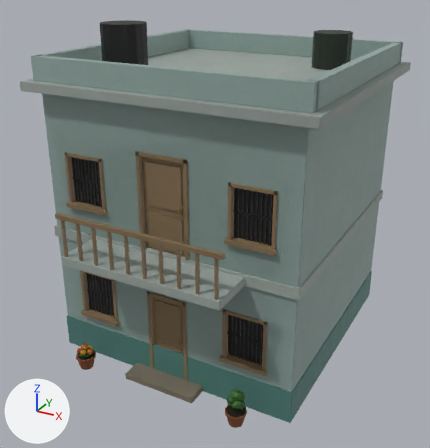
The glTF model public/assets/models/bg_house_b.glb as it was, and as the next commit left it.
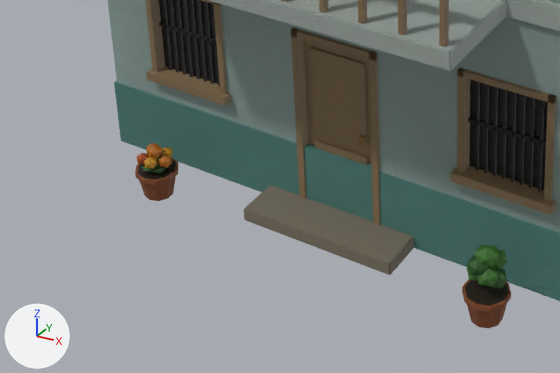
Old and new are each drawn whole from a 50 mm camera at (6.36, -12.38, 8.87) aimed at (-0.01, -0.79, 3.08) and again close up on the part from 3% to 63% of the width and 62% to 100% of the height. Lighting does not change. The marker at lower left points along +X, +Y and +Z. The first two pictures are the older version. Where no turn or scale is listed for an object, it has been applied to the vertices. Vertices at exactly the same position are counted once.

The scene before the commit, as lines of its bpy script (objects in view):
```python
me_block = bpy.data.meshes.new('block')
me_block.from_pydata(...)  # 2210 vertices, 4120 faces; spans x -3.3..3.3, y -3.7..3.7, z -3.85..3.85
me_block.materials.append(mat_hb_main)
ob_hb_main = bpy.data.objects.new('hb_main', me_block)
ob_hb_main.location = (0.0, -0.4, 3.85)
```
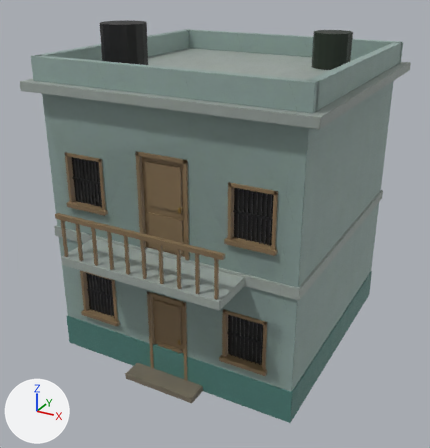
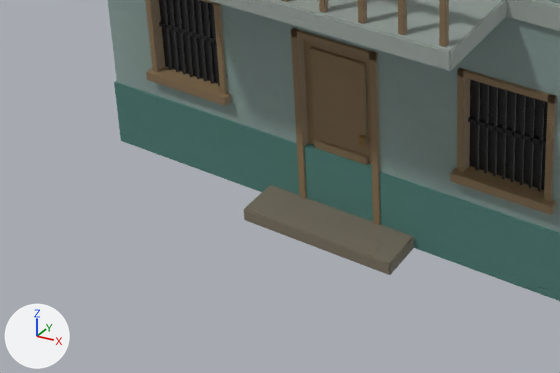
What differs and where, as boxes (x1, y1, x2, y2) in the close-ups (560 x 373 px):
'hb_main', reshaped
    before: (108, 0, 560, 328)
    after: (108, 0, 560, 301)
part 1 of me_block, deleted
    before: (135, 143, 511, 328)

Edits to the bpy script that builds the scene:
```text
Change me_block:
    used by ob_hb_main; location = (0.0, -0.4, 3.85)
    remove me_block.from_pydata(...)  # 2210 vertices, 4120 faces; spans x -3.3..3.3, y -3.7..3.7, z -3.85..3.85
    add me_block.from_pydata(...)  # 1922 vertices, 3624 faces; spans x -3.3..3.3, y -3.7..3.7, z -3.85..3.85
    me_block part 1: 20 loose pieces with 288 vertices, spanning x -2.22..2.22, y -3.39..-2.91, z -3.85..-3.02, are deleted
```
